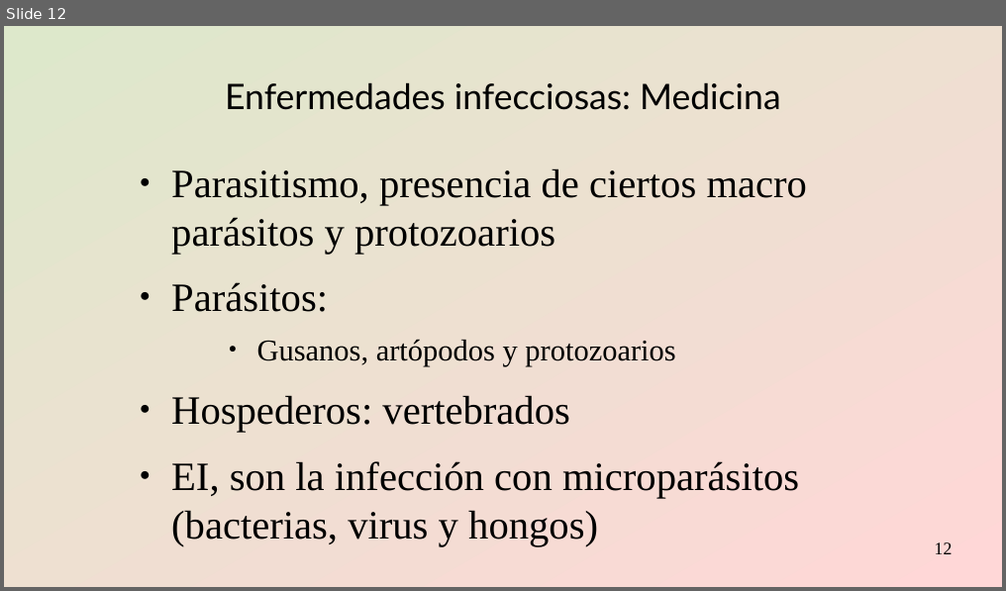
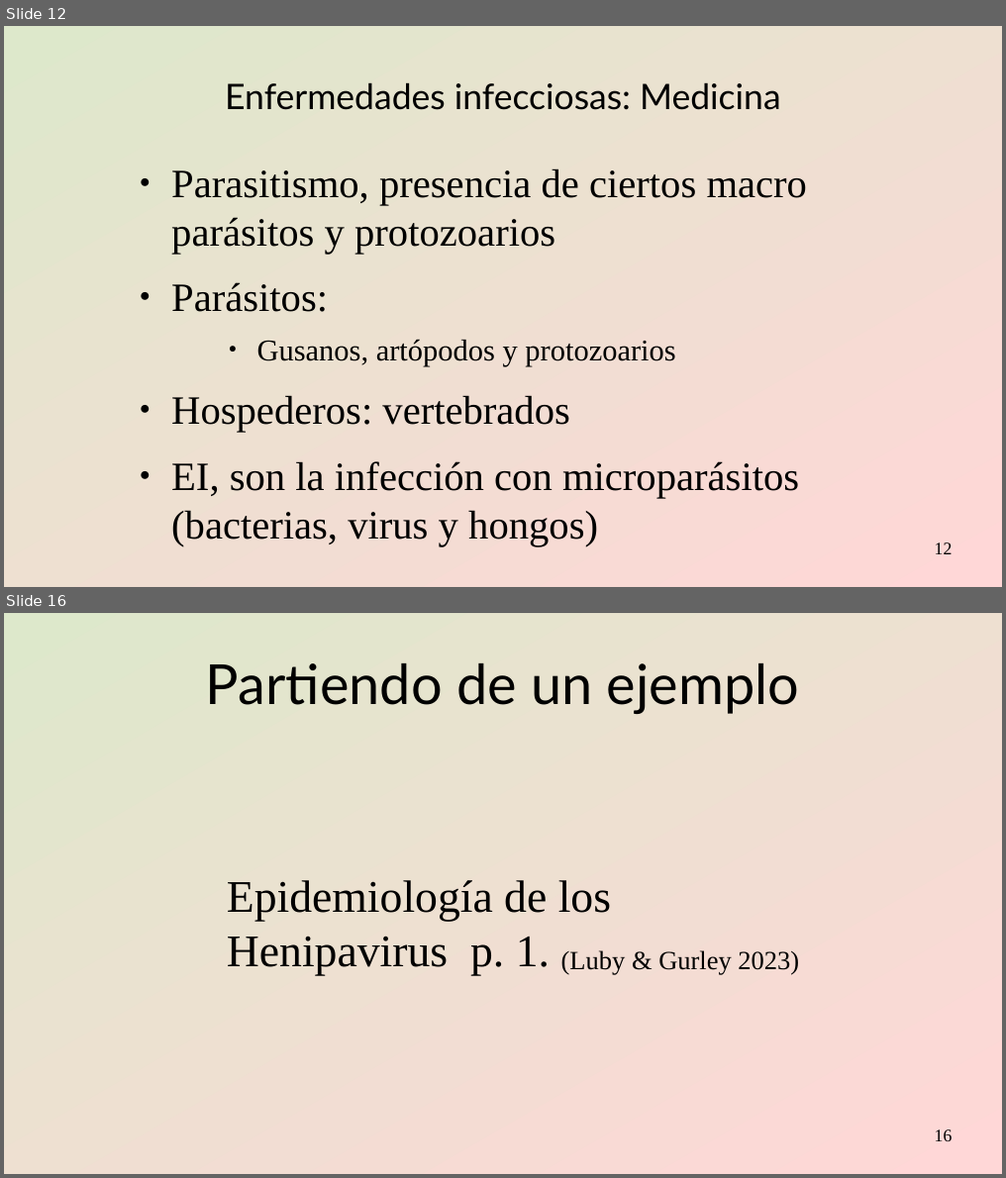
Before and after one commit to gerardommc/Medicina-Cons, a slide deck: Infecciosas.odp. Shown one above the other, each under a label of ours: slide 12 before the commit, slides 12 and 16 after it; the slides between them are not shown. The pictures are 1006x591 and 1006x1178 pixels, drawn with LibreOffice and Linux fonts; fonts in the diff are those of the drawing. Boxes give left, top, right and bottom in pixels: in the first picture for what was removed or moved away, otherwise in the second. Text is boxed around its words. In the diff, an @@ line names an element or a change of style, - is before the commit and + after.

```diff
--- a/Infecciosas.odp
+++ b/Infecciosas.odp
@@ slide 16 added at box(4, 613, 1002, 1174), background gradient #DDE8CB to #FFD7D7 @@
@@ title added at box(206, 663, 799, 714), 44 pt, text #000000 @@
+Partiendo de un ejemplo
@@ text added at box(227, 880, 799, 975), 36 pt, text #000000 @@
+Epidemiología de los Henipavirus p. 1. (Luby & Gurley 2023)
@@ page number added at box(935, 1130, 952, 1142), 14 pt, text #000000 @@
+16
```
Also in this commit, not shown: 1 slide changed, 4 other slides added, 9 other files.
